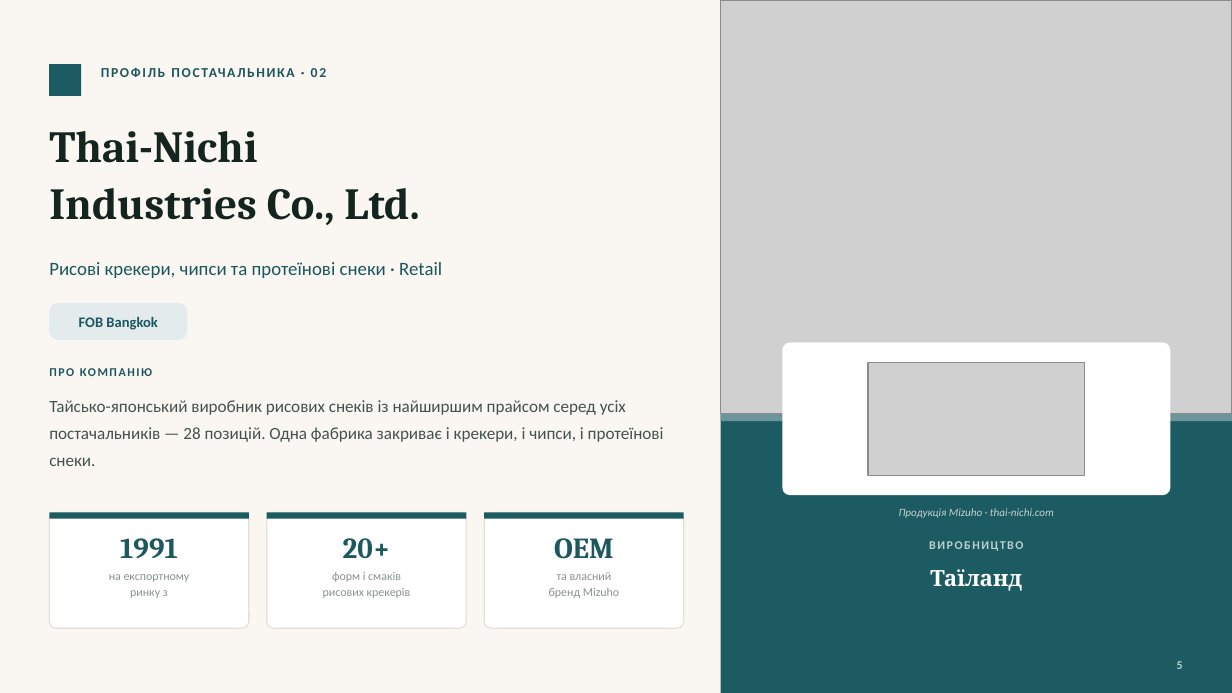
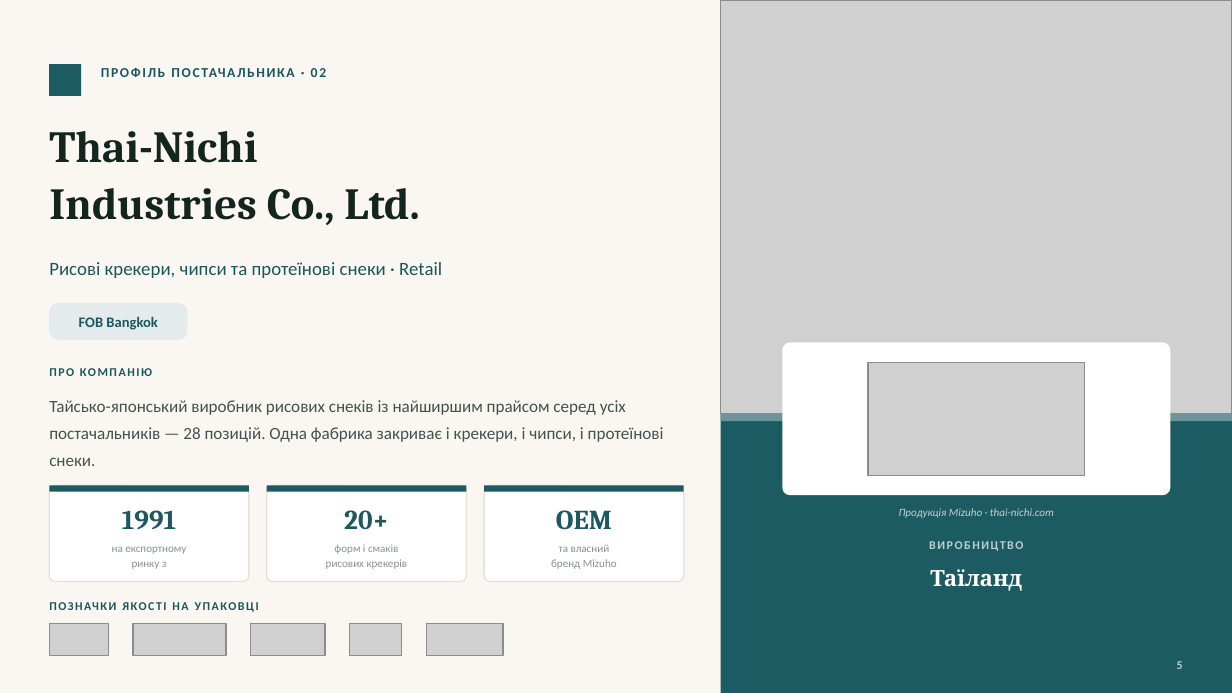
Before and after one commit to IllyaChaplygin/Chaplygin-Illya, a slide deck: slide 5 of presentation/Постачальники_снеків_собівартість.pptx. Drawn at 1232x693 pixels with LibreOffice and Linux fonts; fonts in the diff are those of the drawing; grey boxes stand for pictures. Boxes give left, top, right and bottom in pixels: in the first picture for what was removed or moved away, otherwise in the second. Text is boxed around its words. In the diff, an @@ line names an element or a change of style, - is before the commit and + after.

```diff
--- a/presentation/Постачальники_снеків_собівартість.pptx
+++ b/presentation/Постачальники_снеків_собівартість.pptx
@@ rounded rectangle: place and size @@
-rounded rectangle at [49,513,249,628]
+rounded rectangle at [49,485,249,582]
@@ rounded rectangle: place and size @@
-rounded rectangle at [267,513,467,628]
+rounded rectangle at [267,485,467,582]
@@ size 17 to 16 pt in 3 elements at [122,510,176,529], [344,510,389,529], [556,510,612,530] @@
@@ 3 rectangles: place and size @@
-3 rectangles at [49,513,684,519]
+3 rectangles at [49,485,684,492]
@@ rounded rectangle: place and size @@
-rounded rectangle at [484,513,684,628]
+rounded rectangle at [484,485,684,582]
@@ 6 texts: place and size @@
-6 texts at [109,538,619,598]
+6 texts at [112,510,617,569]
@@ size 7 to 6.5 pt in 3 elements at [112,547,186,569], [326,544,408,569], [551,544,617,569] @@
@@ text added at [49,599,671,618], 7 pt, text #1C565C, bold @@
+ПОЗНАЧКИ ЯКОСТІ НА УПАКОВЦІ
@@ picture added at [49,623,108,655] @@
@@ picture added at [133,623,225,655] @@
@@ picture added at [250,623,324,655] @@
@@ picture added at [350,623,402,655] @@
@@ picture added at [426,623,503,655] @@
```
Also in this commit, not shown: 4 other slides changed, 18 other files.
